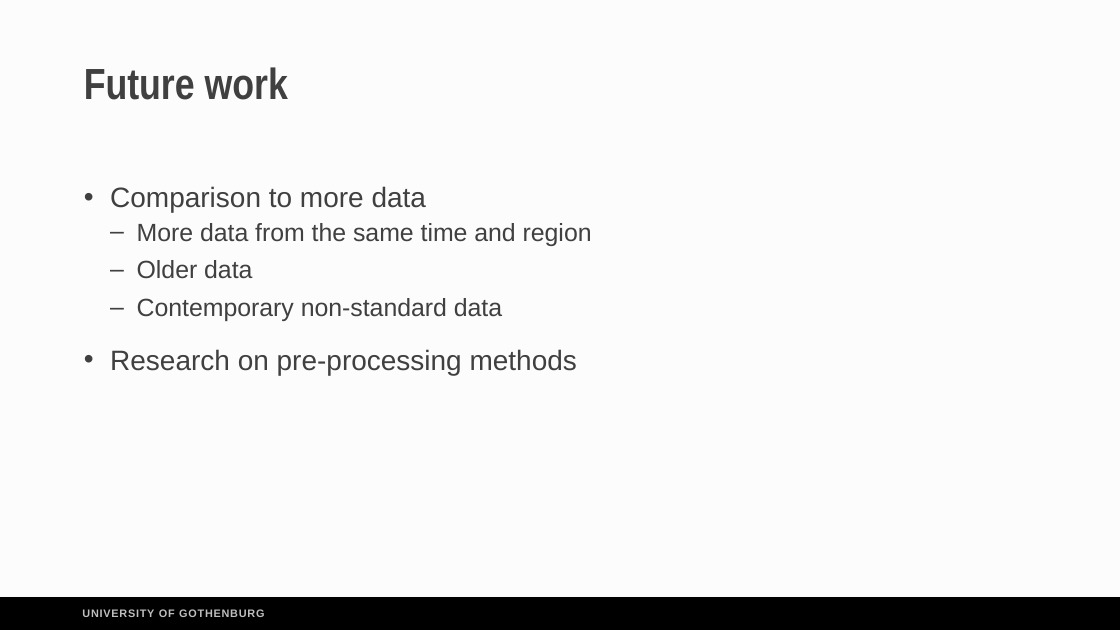
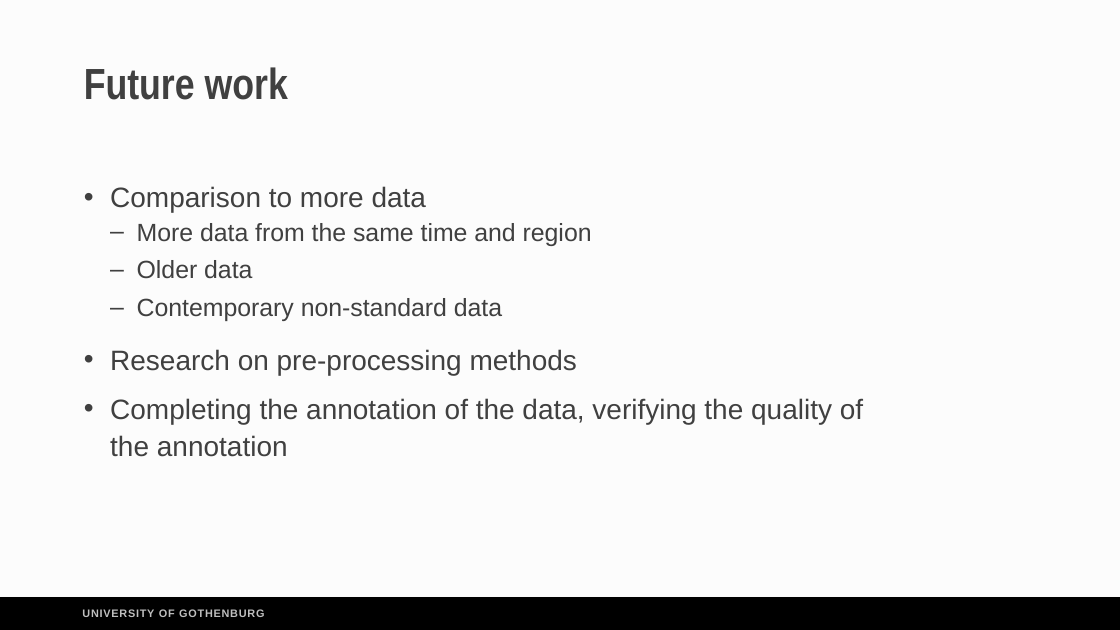
Before and after one commit to Turtilla/WSMF-presentation, a slide deck: slide 14 of presentation/WSMF_presentation.pptx. Drawn at 1120x630 pixels with LibreOffice and Linux fonts; fonts in the diff are those of the drawing. Boxes give left, top, right and bottom in pixels: in the first picture for what was removed or moved away, otherwise in the second. Text is boxed around its words. In the diff, an @@ line names an element or a change of style, - is before the commit and + after.

```diff
--- a/presentation/WSMF_presentation.pptx
+++ b/presentation/WSMF_presentation.pptx
@@ text at [110,398,863,457]: paragraph added @@
+• Completing the annotation of the data, verifying the quality of the annotation
```
Also in this commit, not shown: 7 other slides changed, 1 slide added, 1 slide removed, 1 other file.
